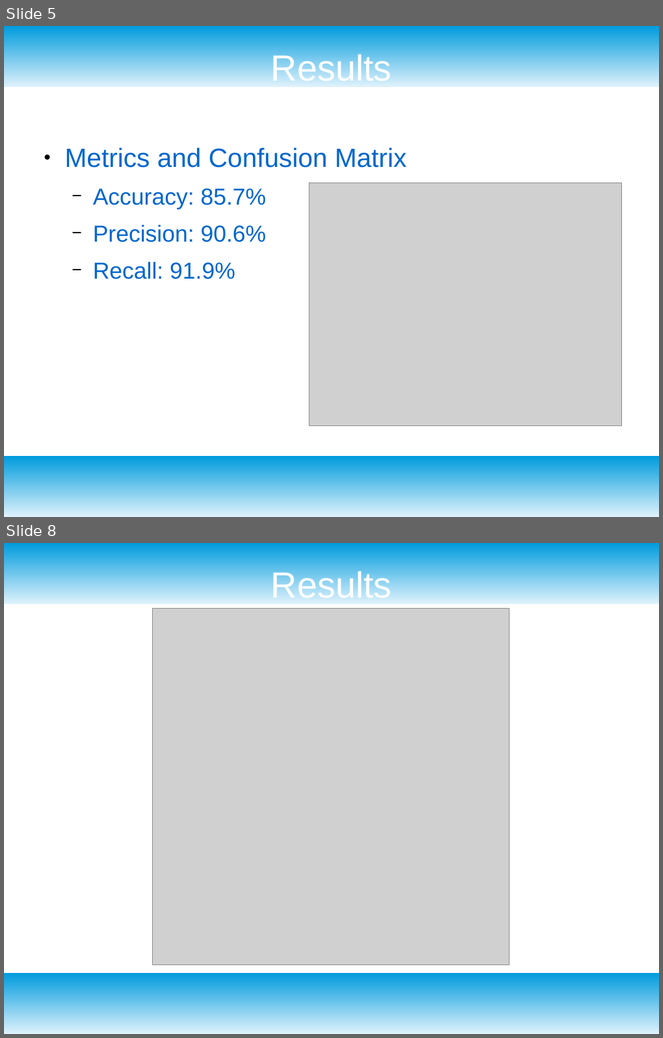
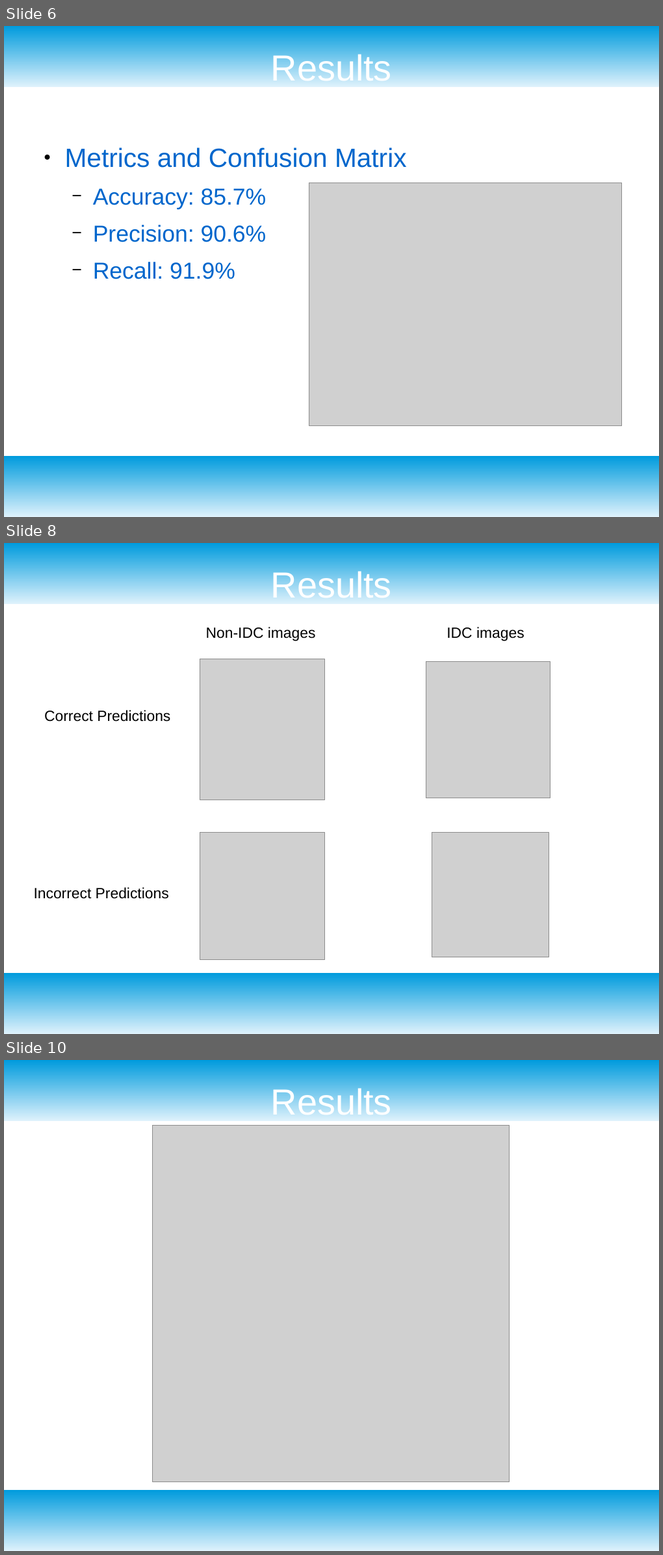
Before and after one commit to Shredder42/breast_cancer_histopathology, a slide deck: presentation.odp. Shown one above the other, each under a label of ours: slides 5 and 8 before the commit, slides 6, 8 and 10 after it; the slides between them are not shown. The pictures are 663x1038 and 663x1555 pixels, drawn with LibreOffice and Linux fonts; fonts in the diff are those of the drawing; grey boxes stand for pictures. Boxes give left, top, right and bottom in pixels: in the first picture for what was removed or moved away, otherwise in the second. Text is boxed around its words. In the diff, an @@ line names an element or a change of style, - is before the commit and + after.

```diff
--- a/presentation.odp
+++ b/presentation.odp
@@ slide 8 added at box(4, 543, 659, 1034), background #FFFFFF; not listed: 2 template elements that a slide beside it also shows @@
@@ title added at box(271, 569, 392, 598), 44 pt, text #FFFFFF @@
+Results
@@ text added at box(206, 627, 316, 641), 18 pt, text #000000 @@
+Non-IDC images
@@ text added at box(447, 627, 525, 641), 18 pt, text #000000 @@
+IDC images
@@ picture added at box(200, 659, 325, 800) @@
@@ picture added at box(426, 661, 551, 798) @@
@@ text added at box(44, 710, 170, 722), 18 pt, text #000000 @@
+Correct Predictions
@@ picture added at box(200, 832, 325, 960) @@
@@ picture added at box(432, 832, 549, 958) @@
@@ text added at box(34, 887, 169, 899), 18 pt, text #000000 @@
+Incorrect Predictions
@@ what was slide 5 is now slide 6 @@
@@ what was slide 8 is now slide 10 @@
```
Also in this commit, not shown: 4 slides changed, 1 other slide added, 8 other files.
